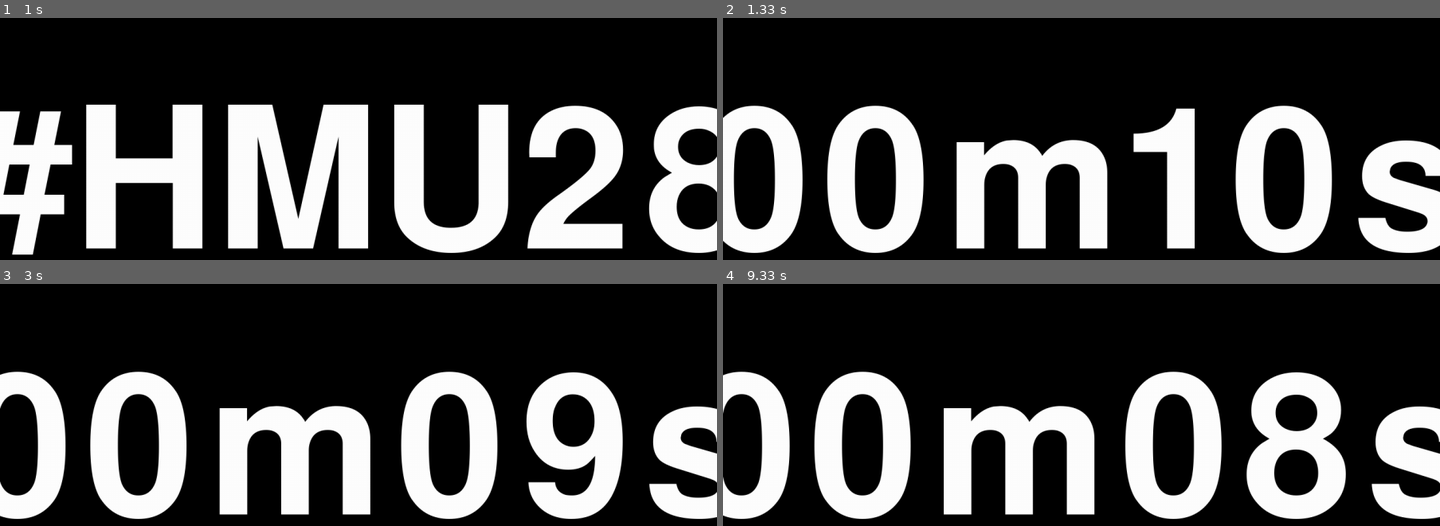
Above: before the commit, frames 1-4 (two rows, left to right).
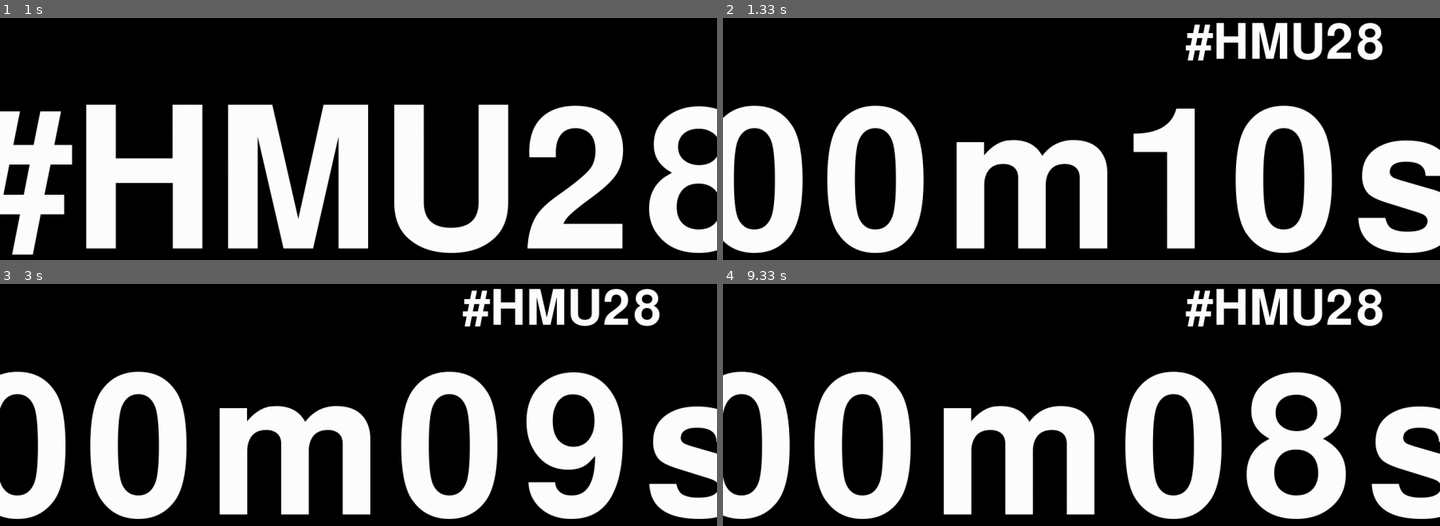
Above: after the commit, the same moments.

Repository: aaronfc/countdown
Game: pygame game, started from countdown/core-pygame.py
The game is run twice, just before and just after one commit, with the same random seed, the same clock (stepped at 60 frames per second) and the same inputs. The source is Python 2; it was converted automatically to run under Python 3.
Inputs:
- Up to frame 1 (1 s): no input
- Up to frame 2 (1.33 s): no input
- Up to frame 3 (3 s): tap Space at 1.83 s
- Up to frame 4 (9.33 s): tap Space at 3.33, 8.53 s

Frame 1 is identical in both runs. In frame 2, 2.4% of the frame differs, in the area x 64-92%, y 1-18%; in frame 3, 2.4%; in frame 4, 2.4%.

Commit message:
Making full screen update

Diff:
--- a/countdown/core-pygame.py
+++ b/countdown/core-pygame.py
@@ -4,6 +4,7 @@
 import time
 from pyscope import pyscope
 from Counter import Counter
+import pprint
 from pygame.locals import *
 
 DONE = False
@@ -34,11 +35,11 @@
 # Display title text
 screen.fill((0, 0, 0))
 font = pygame.font.Font(None, 128)
-text = font.render("#HMU28", 1, (255, 255, 255))
-textpos = text.get_rect()
-textpos.centerx = screen.get_rect().width - textpos.width // 2 - 100
-textpos.centery = 100
-screen.blit(text, textpos)
+titleText = font.render("#HMU28", 1, (255, 255, 255))
+titleTextpos = titleText.get_rect()
+titleTextpos.centerx = screen.get_rect().width - titleTextpos.width // 2 - 100
+titleTextpos.centery = 100
+screen.blit(titleText, titleTextpos)
 pygame.display.flip()
 
 counter = Counter(INITIAL_COUNTER, WARNING_LIMIT, DANGER_LIMIT)
@@ -51,6 +52,7 @@
     textpos.centerx = background.get_rect().centerx
     textpos.centery = background.get_rect().centery
     background.blit(text, textpos)
+    background.blit(titleText, titleTextpos)
     return textpos
 
 # Main loop
@@ -80,7 +82,6 @@
             print "Repaint " + counter.text
             screen.fill((0, 0, 0))
             rectangle = draw(screen, counter)
-            print rectangle
-            pygame.display.update(rectangle)
+            pygame.display.update()
         lastText = counter.text
         counter.update()
